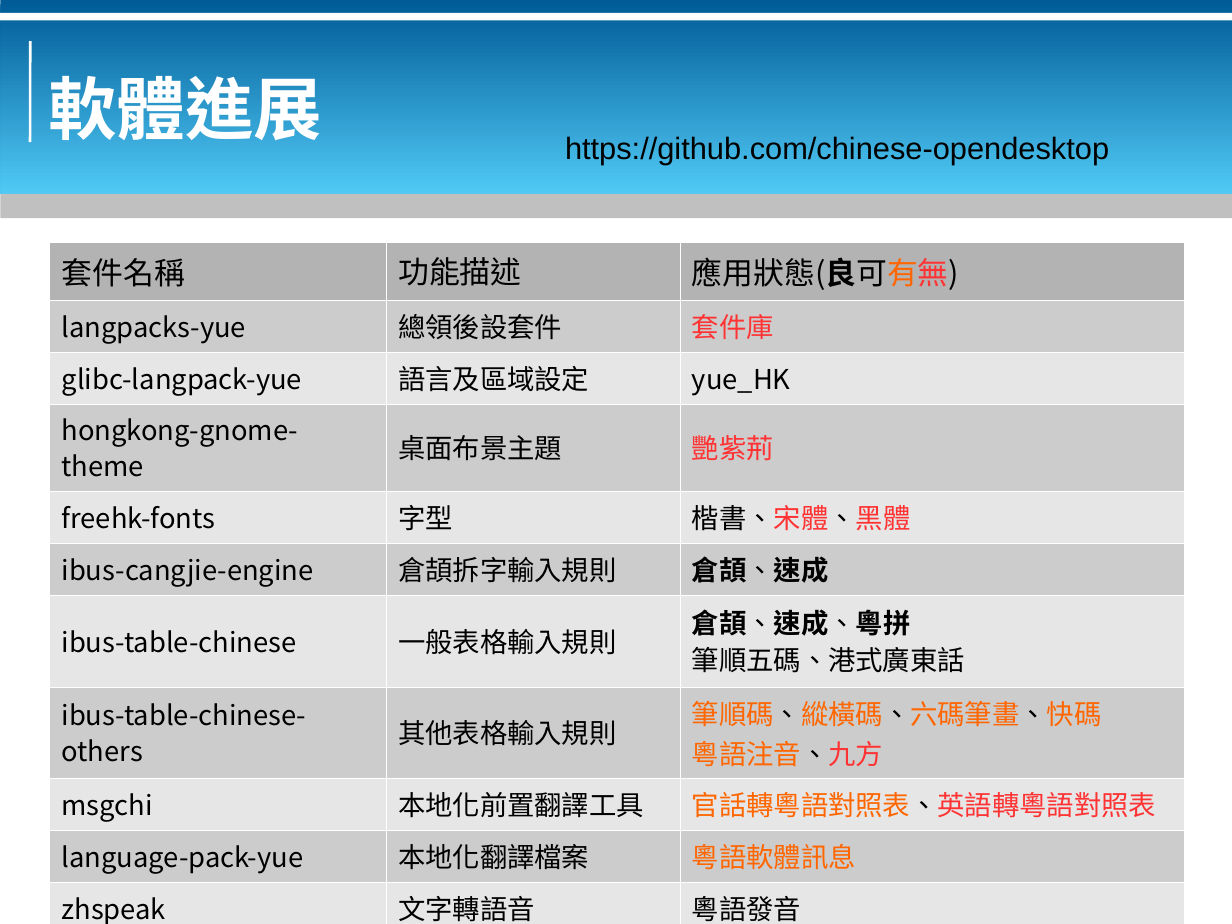
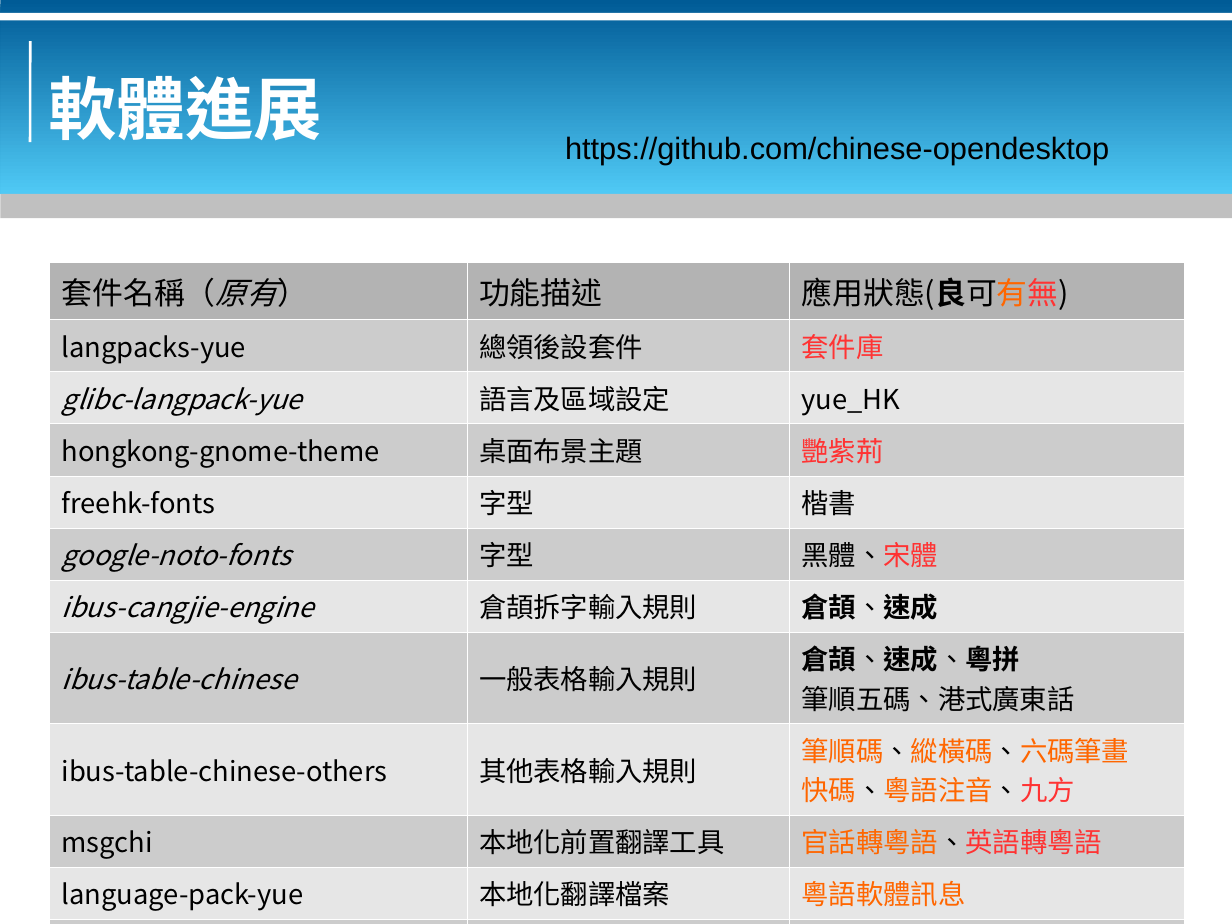
Before and after one commit to bluebat/.presentations, a slide deck: slide 8 of look-at-yue-desktop.odp. Drawn at 1232x924 pixels with LibreOffice and Linux fonts; fonts in the diff are those of the drawing; background and template pictures are left out. Boxes give left, top, right and bottom in pixels: in the first picture for what was removed or moved away, otherwise in the second. Text is boxed around its words. In the diff, an @@ line names an element or a change of style, - is before the commit and + after.

```diff
--- a/look-at-yue-desktop.odp
+++ b/look-at-yue-desktop.odp
@@ table at (x1=49, y1=262, x2=1185, y2=915) @@
-row 1, column 1: 套件名稱
+row 1, column 1: 套件名稱（原有）
-row 5: freehk-fonts | 字型 | 楷書、宋體、黑體
+row 5: freehk-fonts | 字型 | 楷書
+row 6: google-noto-fonts | 字型 | 黑體、宋體
-row 9, column 3: 筆順碼、縱橫碼、六碼筆畫、快碼 / 粵語注音、九方
+row 9, column 3: 筆順碼、縱橫碼、六碼筆畫 / 快碼、粵語注音、九方
-row 10, column 3: 官話轉粵語對照表、英語轉粵語對照表
+row 10, column 3: 官話轉粵語、英語轉粵語
@@ table resized from (x1=49, y1=243, x2=1184, y2=924) to (x1=49, y1=262, x2=1185, y2=915) @@
```
Also in this commit, not shown: 1 other file.
